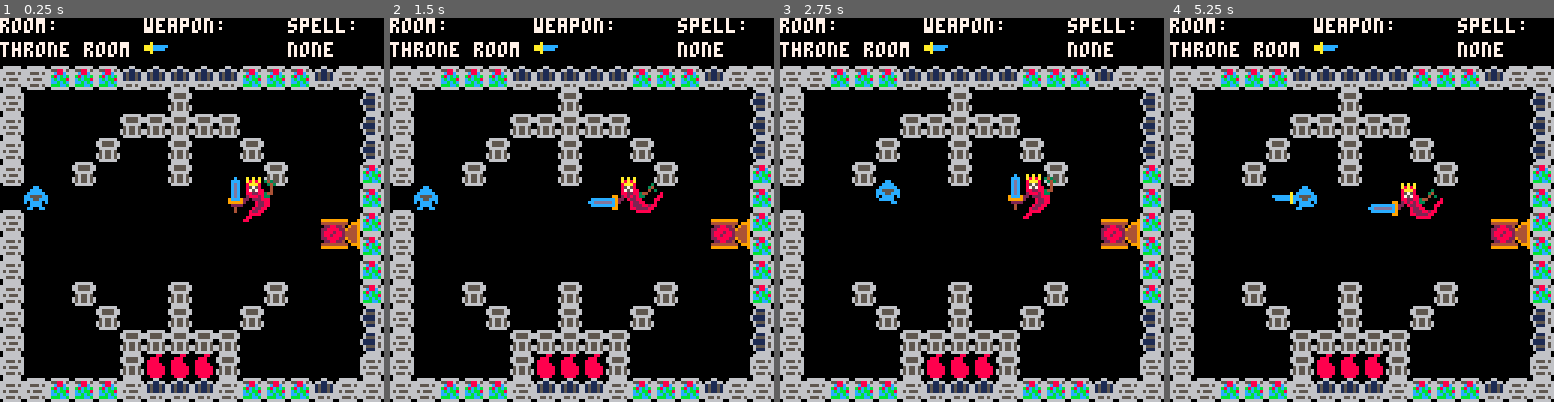
Above: before the commit, frames 1-4 (left to right).
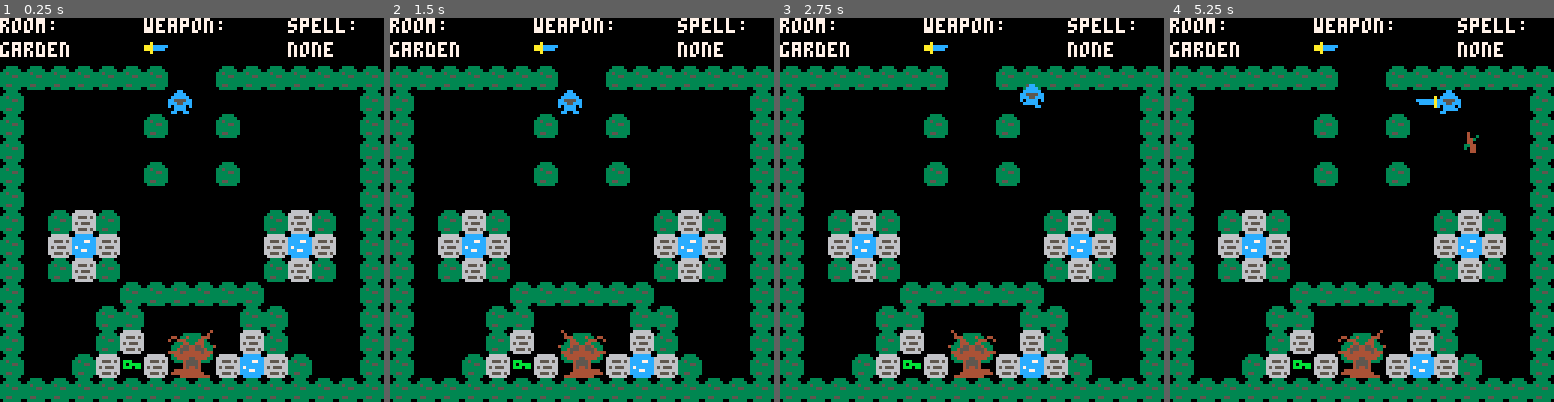
Above: after the commit, the same moments.

Repository: AddisonMink/haunted-castle
Game: PICO-8 cartridge haunted-castle.p8
The game is run twice, just before and just after one commit, with the same random seed, the same clock (stepped at 60 frames per second) and the same inputs.
Inputs:
- Up to frame 1 (0.25 s): no input
- Up to frame 2 (1.5 s): tap X (X key) at 0.33, 1.07 s; tap O (Z key) at 0.7 s
- Up to frame 3 (2.75 s): hold Right 1.6-2.1 s; tap O (Z key) at 1.7, 2.1, 2.5 s; tap X (X key) at 1.85 s; hold Up 2.15-2.42 s; hold Right from 2.47 s (still down)
- Up to frame 4 (5.25 s): tap O (Z key) every 0.4 s from 2.9 to 4.9 s; tap X (X key) at 2.97, 4.08, 5.2 s; release Right at 3.03 s; hold Left 3.08-3.58 s; hold Down 3.63-3.97 s; hold Right 4.02-4.68 s; hold Up 4.73-5.03 s; hold Left from 5.08 s (still down)

The runs differ from the first frame. In frame 1, 43% of the frame differs, in the area x 0-100%, y 6-100%; in frame 2, 43%; in frame 3, 43%; in frame 4, 43%.

Commit message:
tree doesn't flash after hedge has been opened.

Diff:
--- a/haunted-castle.p8
+++ b/haunted-castle.p8
@@ -24,7 +24,7 @@
 spell = nil
 spell_cnt = 1
 room = nil
-room_id = 901
+room_id = 601
 blue_key = false
 green_key = false
 red_key = false
@@ -979,7 +979,7 @@
 	del(room.hurtboxes, me.hurtbox)
 	room.roots_killed += 1
 
-	if me.tree_id then
+	if me.tree_id and room.roots_killed <= 2 then
 		local tree = room.entities[me.tree_id]
 		if tree then
 			tree.flashing = true
